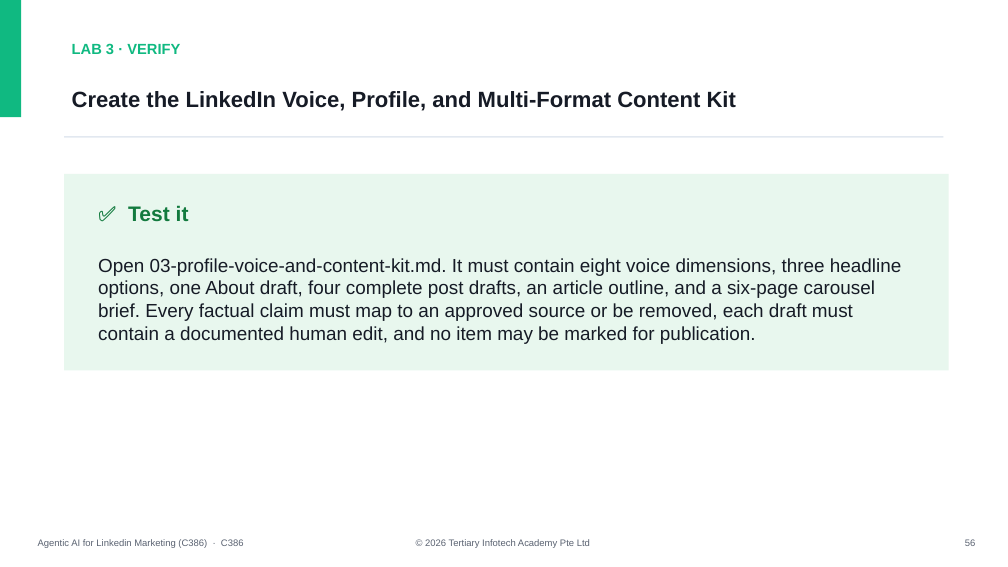
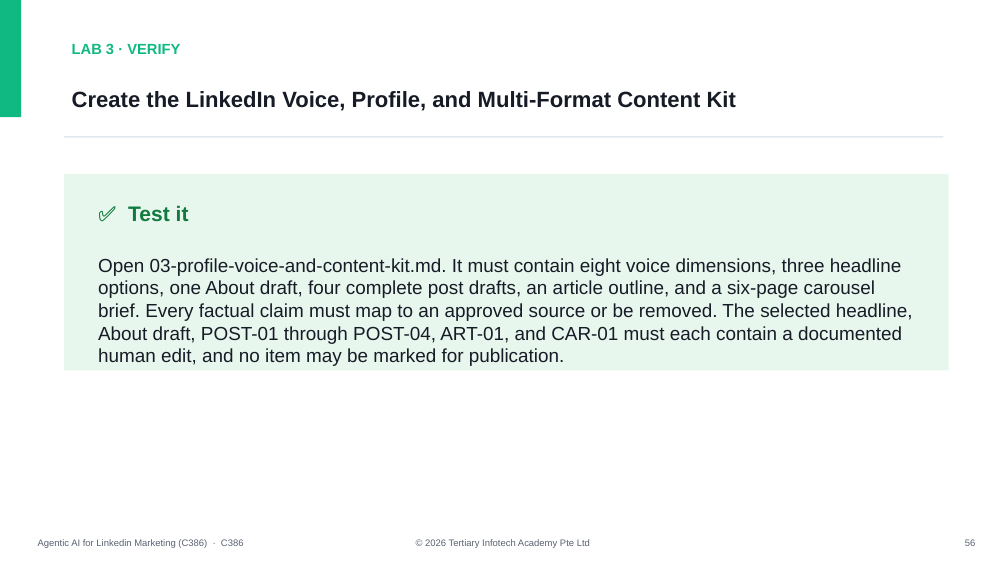
Before and after one commit to tertiarycourses/C386-Agentic-AI-for-Market-Research, a slide deck: slide 57 of courseware/Agentic AI for Linkedin Marketing (C386)-v1.0.pptx. Drawn at 1008x567 pixels with LibreOffice and Linux fonts; fonts in the diff are those of the drawing. Boxes give left, top, right and bottom in pixels: in the first picture for what was removed or moved away, otherwise in the second. Text is boxed around its words. In the diff, an @@ line names an element or a change of style, - is before the commit and + after.

```diff
--- a/courseware/Agentic AI for Linkedin Marketing (C386)-v1.0.pptx
+++ b/courseware/Agentic AI for Linkedin Marketing (C386)-v1.0.pptx
@@ text at bbox=[98, 258, 913, 366]: text changed @@
-Open 03-profile-voice-and-content-kit.md. It must contain eight voice dimensions, three headline options, one About draft, four complete post drafts, an article outline, and a six-page carousel brief. Every factual claim must map to an approved source or be removed, each draft must contain a documented human edit, and no item may be marked for publication.
+Open 03-profile-voice-and-content-kit.md. It must contain eight voice dimensions, three headline options, one About draft, four complete post drafts, an article outline, and a six-page carousel brief. Every factual claim must map to an approved source or be removed. The selected headline, About draft, POST-01 through POST-04, ART-01, and CAR-01 must each contain a documented human edit, and no item may be marked for publication.
```
Also in this commit, not shown: 1 other slide changed, 18 other files.
